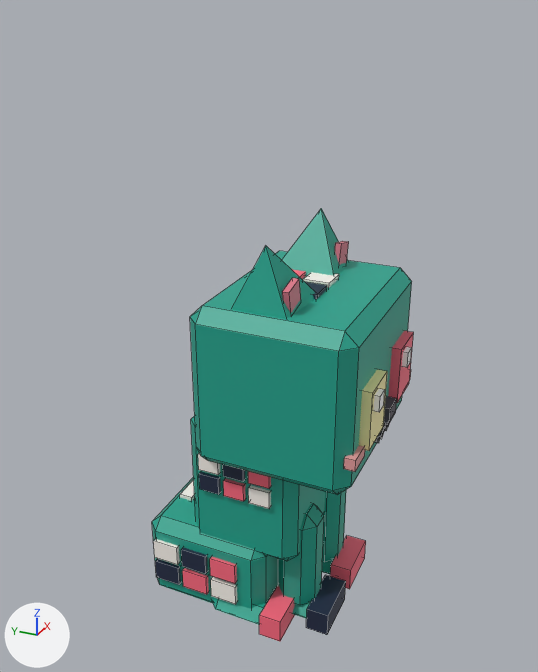
Two versions of the FBX model assets/cat-cafe/exports/CatCafe_Cat_Glitch_Sit.fbx, one commit apart.
One viewpoint serves both versions: a camera (50 mm lens) standing at (-0.0274, -0.0129, 0.027) and looking at (0.0013, 0.0001, 0.0126). Arrows for +X, +Y and +Z are at lower left; the lights stay in place. The older version comes first. Mesh edges are drawn as thin lines. Where no turn or scale is listed for an object, it has been applied to the vertices.

Objects in the first picture: 'CatCafe_Cat_Glitch_Sit_Body', 'CatCafe_Cat_Glitch_Sit_EarL', 'CatCafe_Cat_Glitch_Sit_EarR', 'CatCafe_Cat_Glitch_Sit_Eye1', 'CatCafe_Cat_Glitch_Sit_Eye2', 'CatCafe_Cat_Glitch_Sit_Head', 'CatCafe_Cat_Glitch_Sit_LegF1', 'CatCafe_Cat_Glitch_Sit_LegF2'.
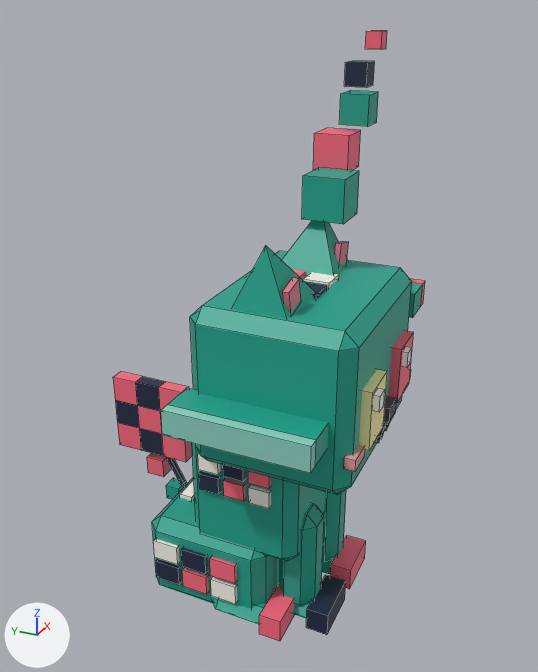
Location of each change, [x1, y1, x2, y2] in pixels of the pictures (538 x 672 px):
```json
{"object": "CatCafe_Cat_Glitch_Sit_Prop", "change": "added", "after": [167, 60, 423, 466]}
{"object": "CatCafe_Cat_Glitch_Sit_Glow", "change": "added", "after": [161, 30, 425, 473]}
{"object": "CatCafe_Cat_Glitch_Sit_Sprite_Glow", "change": "added", "after": [113, 372, 192, 477], "on screen": "red"}
{"object": "CatCafe_Cat_Glitch_Sit_Prop2", "change": "added", "after": [115, 377, 187, 500], "on screen": "blue"}
```

Scene script edits in JSON lines:
```json
{"op": "add", "block": "me_catcafe_cat_glitch_sit_sprite_glow", "code": ["me_catcafe_cat_glitch_sit_sprite_glow = bpy.data.meshes.new('CatCafe_Cat_Glitch_Sit_Sprite_Glow')", "me_catcafe_cat_glitch_sit_sprite_glow.from_pydata(...)  # 48 vertices, 42 faces; spans x -0.00033..0.00066, y -0.00152..0.00304, z -0.00522..0.00199", "me_catcafe_cat_glitch_sit_sprite_glow.materials.append(mat_catcafe_palette)"]}
{"op": "add", "block": "me_catcafe_cat_glitch_sit_prop2", "code": ["me_catcafe_cat_glitch_sit_prop2 = bpy.data.meshes.new('CatCafe_Cat_Glitch_Sit_Prop2')", "me_catcafe_cat_glitch_sit_prop2.from_pydata(...)  # 48 vertices, 42 faces; spans x -0.00057..0.00033, y 0.00204..0.00793, z 0.0026..0.00959", "me_catcafe_cat_glitch_sit_prop2.materials.append(mat_catcafe_palette)"]}
{"op": "add", "block": "me_catcafe_cat_glitch_sit_glow", "code": ["me_catcafe_cat_glitch_sit_glow = bpy.data.meshes.new('CatCafe_Cat_Glitch_Sit_Glow')", "me_catcafe_cat_glitch_sit_glow.from_pydata(...)  # a box spanning x 0.00394..0.00556, y -0.00024..0.00138, z 0.00299..0.00461; a box spanning x 0.0076..0.00836, y -0.00038..0.00038, z 0.00788..0.00864; a box spanning x 0.0057..0.00617, y -0.00361..0.00266, z -0.00342..-0.00228; a box spanning x -0.00618..-0.0057, y -0.00266..0.00361, z -0.0057..-0.00456", "me_catcafe_cat_glitch_sit_glow.materials.append(mat_catcafe_palette)"]}
{"op": "add", "block": "me_catcafe_cat_glitch_sit_prop", "code": ["me_catcafe_cat_glitch_sit_prop = bpy.data.meshes.new('CatCafe_Cat_Glitch_Sit_Prop')", "me_catcafe_cat_glitch_sit_prop.from_pydata(...)  # 40 vertices, 30 faces; spans x -0.0057..0.00774, y -0.00494..0.00228, z 0.00152..0.01458", "me_catcafe_cat_glitch_sit_prop.materials.append(mat_catcafe_palette)"]}
{"op": "add", "block": "ob_catcafe_cat_glitch_sit_sprite_glow", "code": ["ob_catcafe_cat_glitch_sit_sprite_glow = bpy.data.objects.new('CatCafe_Cat_Glitch_Sit_Sprite_Glow', me_catcafe_cat_glitch_sit_sprite_glow)", "ob_catcafe_cat_glitch_sit_sprite_glow.location = (0.0, 0.00489, 0.0076)"]}
{"op": "add", "block": "ob_catcafe_cat_glitch_sit_prop2", "code": ["ob_catcafe_cat_glitch_sit_prop2 = bpy.data.objects.new('CatCafe_Cat_Glitch_Sit_Prop2', me_catcafe_cat_glitch_sit_prop2)", "ob_catcafe_cat_glitch_sit_prop2.location = (0.0, 0.0, 0.0)"]}
{"op": "add", "block": "ob_catcafe_cat_glitch_sit_glow", "code": ["ob_catcafe_cat_glitch_sit_glow = bpy.data.objects.new('CatCafe_Cat_Glitch_Sit_Glow', me_catcafe_cat_glitch_sit_glow)", "ob_catcafe_cat_glitch_sit_glow.location = (0.0, -0.00228, 0.01691)"]}
{"op": "add", "block": "ob_catcafe_cat_glitch_sit_prop", "code": ["ob_catcafe_cat_glitch_sit_prop = bpy.data.objects.new('CatCafe_Cat_Glitch_Sit_Prop', me_catcafe_cat_glitch_sit_prop)", "ob_catcafe_cat_glitch_sit_prop.location = (0.0, -0.00095, 0.00969)"]}
```
